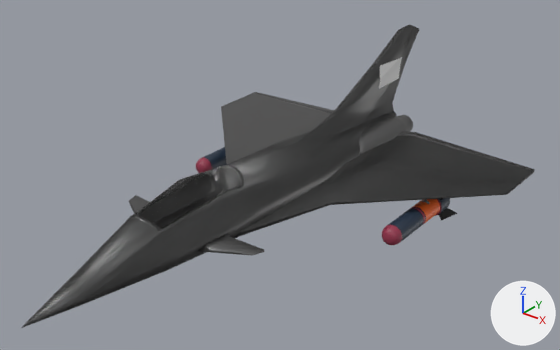
Renders of the Blender file modelajes skins/halowin/avion.blend from each side of a commit.
One viewpoint serves both versions: a 50 mm lens placed at (39.4, -65.1, 36.8), pointed at (1.3, -17.4, 7.3). Lighting does not change. The marker at lower right points along +X, +Y and +Z.

Script lines for the objects in view, before the commit:
```python
ob_cilindro = bpy.data.objects.new('Cilindro', me_cilindro_001)
ob_cilindro.location = (0.0, -36.81, 4.69)
ob_cilindro.rotation_euler = (-4.713, 0.0, 0.0)  # degrees (-270, 0, 0)
ob_cilindro_002 = bpy.data.objects.new('Cilindro.002', me_cilindro_005)
ob_cilindro_002.location = (3.85, 3.21, 5.74)
ob_cilindro_002.rotation_euler = (-1.564, 0.0, 0.0)  # degrees (-90, 0, 0)
ob_cubo = bpy.data.objects.new('Cubo', me_cubo)
ob_cubo.location = (6.48, -9.85, 4.69)
ob_cubo_001 = bpy.data.objects.new('Cubo.001', me_cubo_001)
ob_cubo_001.location = (-6.34, -9.85, 4.69)
ob_cubo_001.scale = (-1.0, 1.0, 1.0)
ob_cubo_002 = bpy.data.objects.new('Cubo.002', me_cubo_002)
ob_cubo_002.location = (4.46, -27.0, 4.69)
ob_cubo_003 = bpy.data.objects.new('Cubo.003', me_cubo_003)
ob_cubo_003.location = (-4.43, -27.0, 4.69)
ob_cubo_003.scale = (-1.0, 1.0, 1.0)
ob_cubo_004 = bpy.data.objects.new('Cubo.004', me_cubo_005)
ob_cubo_004.location = (15.48, -8.58, 4.09)
ob_esvastica_svg = bpy.data.objects.new('esvastica.svg', me_esvastica_svg)
ob_esvastica_svg.location = (0.56, 1.85, 11.41)
ob_esvastica_svg.rotation_euler = (0.0, 0.0, -0.193)  # degrees (0, 0, -11)
ob_esvastica_svg.scale = (-1.0, 1.0, 1.0)
ob_plano = bpy.data.objects.new('Plano', me_plano)
ob_plano.location = (0.0, -23.8, 9.59)
# also in view: 'Misili-Cuerpo' at (11.0, -10.2, 3.3); 'Misili-Cuerpo.001' at (-11.1, -10.2, 3.3); 'Cilindro.003' at (0.0, -17.6, 9.4); 'Cubo.006' at (10.0, -12.9, 5.5)
```
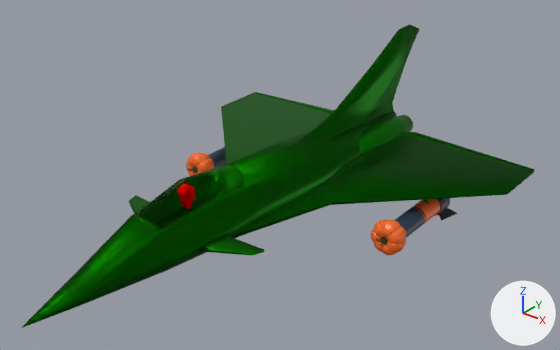
Commit message: Modelaje avion Halujin

Location of each change, (x1, y1, x2, y2) in pixels of the pictures (560 x 350 px):
'Cilindro', recoloured (black to green)
    both: (22, 25, 419, 328)
'Cilindro.003', recoloured (black to green)
    both: (22, 25, 419, 328)
'Cubo', recoloured (black to green)
    both: (232, 131, 535, 238)
'Cubo.006', recoloured (black to green)
    both: (232, 131, 535, 238)
'Cubo.001', recoloured (grey to green)
    both: (221, 92, 334, 164)
'Cilindro.002', recoloured (grey to green)
    both: (359, 115, 413, 155)
'Pumpkin', added
    after: (371, 219, 406, 255)
'Cubo.002', recoloured (grey to green)
    both: (198, 233, 264, 256)
'Pumpkin.001', added
    after: (186, 153, 214, 176)
'esvastica.svg', deleted
    before: (379, 57, 402, 89)
'piloto', added
    after: (177, 184, 195, 209)
'Cubo.003', recoloured (grey to green)
    both: (129, 195, 150, 214)
'Cubo.004', recoloured
    both: (421, 199, 430, 204)

The change, as a list of edits to the scene's bpy script:
```text
Add img_lowpoly_paletta_png_003:
    img_lowpoly_paletta_png_003 = load_image('LowPoly_paletta.png.003', '_unpacked/LowPoly_paletta.png', 10, 11, 'Non-Color')
Add img_lowpoly_paletta_png_002:
    img_lowpoly_paletta_png_002 = load_image('LowPoly_paletta.png.002', '_unpacked/LowPoly_paletta.png', 10, 11, 'sRGB')
Add img_lowpoly_paletta_png_001:
    img_lowpoly_paletta_png_001 = load_image('LowPoly_paletta.png.001', '_unpacked/LowPoly_paletta.png', 10, 11, 'Non-Color')
Add img_lowpoly_paletta_png:
    img_lowpoly_paletta_png = load_image('LowPoly_paletta.png', '_unpacked/LowPoly_paletta.png', 10, 11, 'sRGB')
Change mat_material_002:
    mat_material_002.base_color: (0.19, 0.19, 0.19) -> (0.00372, 0.19, 0.000574)  # grey #797979 -> dark green #0c7902
Change mat_material_001:
    mat_material_001.base_color: (0.19, 0.19, 0.19) -> (0.467, 0.0392, 0.0)  # grey #797979 -> orange #b63800
Add mat_rojo_002:
    mat_rojo_002 = diffuse_material('rojo.002')
    mat_rojo_002.base_color = (0.8, 0.0, 0.0)  # red #e70000
Add mat_lowpoly_001:
    mat_lowpoly_001 = bpy.data.materials.new('LowPoly.001')
    # uses the picture img_lowpoly_paletta_png_002
    # uses the picture img_lowpoly_paletta_png_003
Add mat_lowpoly:
    mat_lowpoly = bpy.data.materials.new('LowPoly')
    # uses the picture img_lowpoly_paletta_png
    # uses the picture img_lowpoly_paletta_png_001
Add me_malla:
    me_malla.from_pydata(...)  # 1490 vertices, 1467 faces; spans x -1.5..1.36, y -1.2..1.2, z -3.34..1.01
    me_malla.materials.append(mat_rojo_002)  # red #e70000
Add me_cylinder_002:
    me_cylinder_002.from_pydata(...)  # 681 vertices, 643 faces; spans x -0.309..0.302, y -0.307..0.31, z 0.001..0.442
    me_cylinder_002.materials.append(mat_lowpoly_001)
Add me_cylinder_001:
    me_cylinder_001.from_pydata(...)  # 681 vertices, 643 faces; spans x -0.309..0.302, y -0.307..0.31, z 0.001..0.442
    me_cylinder_001.materials.append(mat_lowpoly)
Remove ob_esvastica_svg:
    ob_esvastica_svg = bpy.data.objects.new('esvastica.svg', me_esvastica_svg)
    ob_esvastica_svg.location = (0.56, 1.85, 11.41)
    ob_esvastica_svg.rotation_euler = (0.0, 0.0, -0.193)  # degrees (0, 0, -11)
    ob_esvastica_svg.scale = (-1.0, 1.0, 1.0)
    _m = ob_esvastica_svg.modifiers.new('Envolver', 'SHRINKWRAP')
    _m.wrap_method = 'PROJECT'
    _m.target = ob_cilindro
    _m.offset = 0.12
    _m.use_project_x = True
Add ob_piloto:
    ob_piloto = bpy.data.objects.new('piloto', me_malla)
    ob_piloto.location = (-0.1, -27.43, 9.3)
    ob_piloto.rotation_euler = (0.0, 0.0, -1.607)  # degrees (0, 0, -92)
    ob_piloto.scale = (0.437, 0.437, 0.437)
Add ob_pumpkin_001:
    ob_pumpkin_001 = bpy.data.objects.new('Pumpkin.001', me_cylinder_002)
    ob_pumpkin_001.location = (-11.07, -13.8, 3.36)
    ob_pumpkin_001.rotation_euler = (1.567, 0.0, 0.0)  # degrees (90, 0, 0)
    ob_pumpkin_001.scale = (5.1, 5.1, 5.1)
Add ob_pumpkin:
    ob_pumpkin = bpy.data.objects.new('Pumpkin', me_cylinder_001)
    ob_pumpkin.location = (11.01, -13.8, 3.36)
    ob_pumpkin.rotation_euler = (1.567, 0.0, 0.0)  # degrees (90, 0, 0)
    ob_pumpkin.scale = (5.1, 5.1, 5.1)
```
